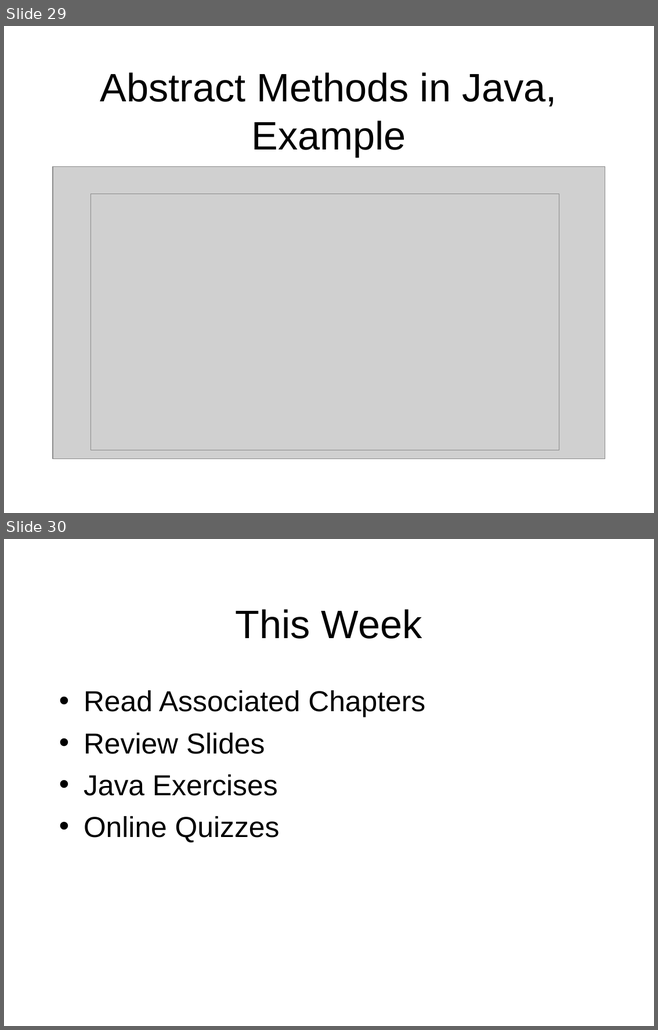
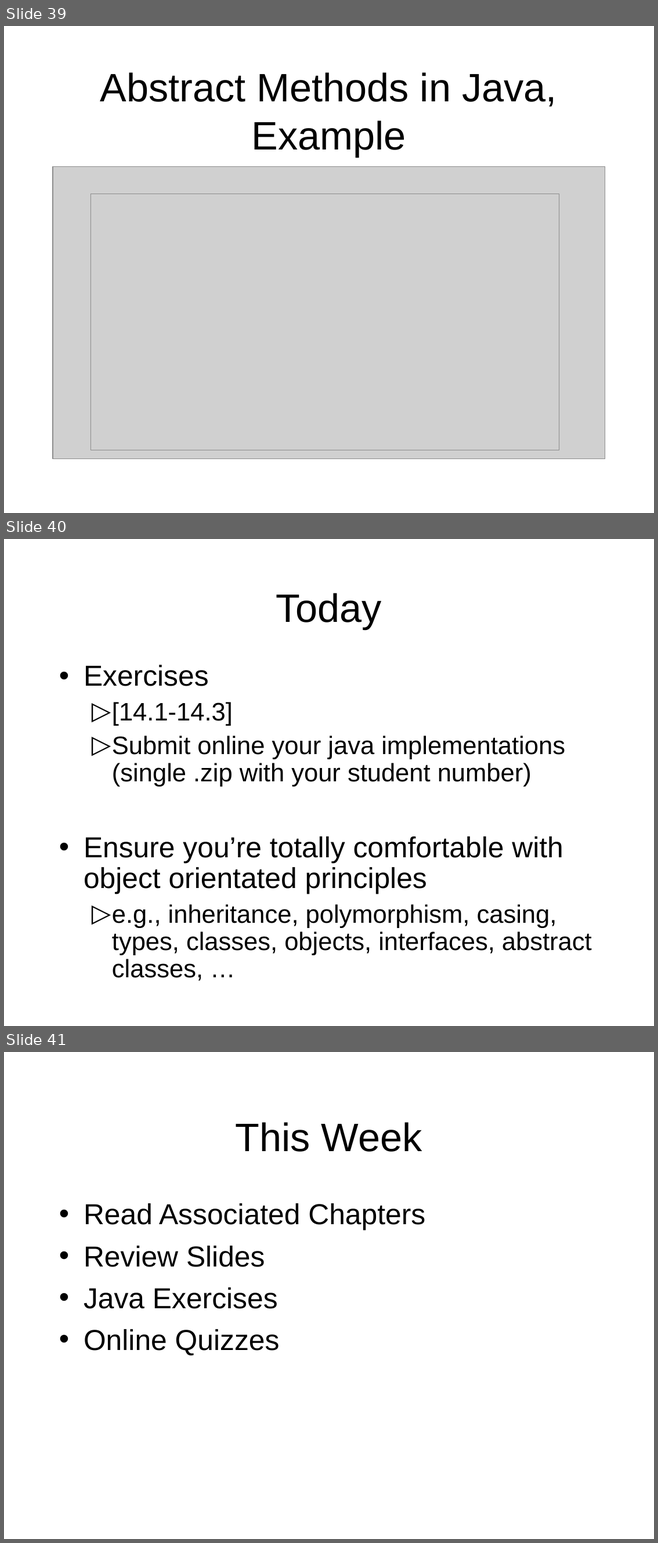
Before and after one commit to octaviordz/zjnu2017.github.io, a slide deck: OOP/lectures/050--Polymorphism.ppt. Shown one above the other, each under a label of ours: slides 29 and 30 before the commit, slides 39, 40 and 41 after it. The pictures are 658x1030 and 658x1543 pixels, drawn with LibreOffice and Linux fonts; fonts in the diff are those of the drawing; grey boxes stand for pictures. Boxes give left, top, right and bottom in pixels: in the first picture for what was removed or moved away, otherwise in the second. Text is boxed around its words. In the diff, an @@ line names an element or a change of style, - is before the commit and + after.

Commit message:
Polymorphism slides.

```diff
--- a/OOP/lectures/050--Polymorphism.ppt
+++ b/OOP/lectures/050--Polymorphism.ppt
@@ slide 40 added at <box>4,539,654,1026</box>, background #FFFFFF @@
@@ title added at <box>276,593,382,629</box>, 44 pt, text #000000 @@
+Today
@@ text added at <box>83,665,592,981</box>, 28 pt, text #000000 @@
+• Exercises
+  ▷ [14.1-14.3]
+  ▷ Submit online your java implementations (single .zip with your student number)
+• Ensure you’re totally comfortable with object orientated principles
+  ▷ e.g., inheritance, polymorphism, casing, types, classes, objects, interfaces, abstract classes, …
@@ what was slide 29 is now slide 39 @@
@@ what was slide 30 is now slide 41 @@
```
Also in this commit, not shown: 9 slides changed, 19 other slides added, 2 other files.
